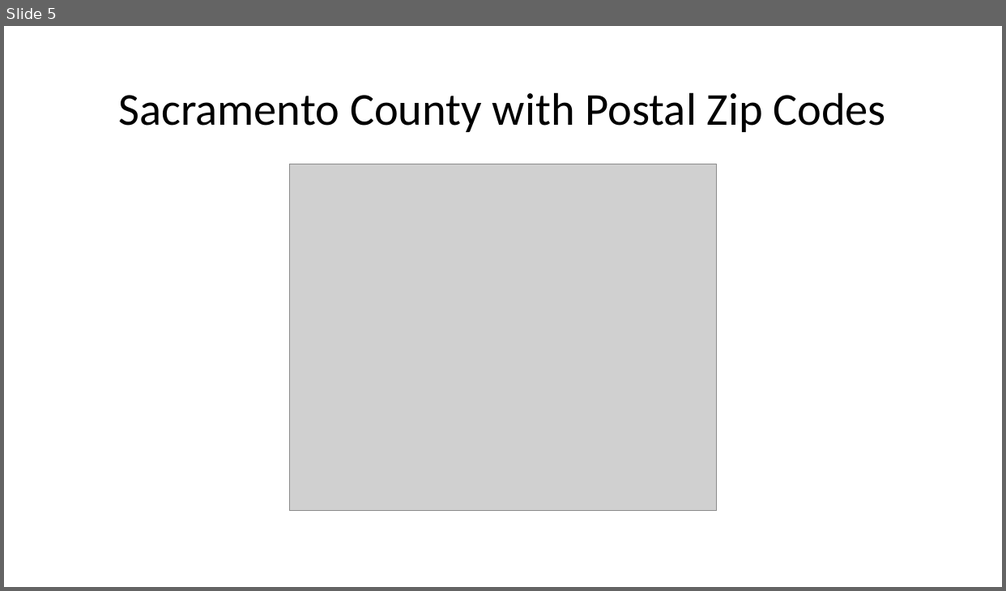
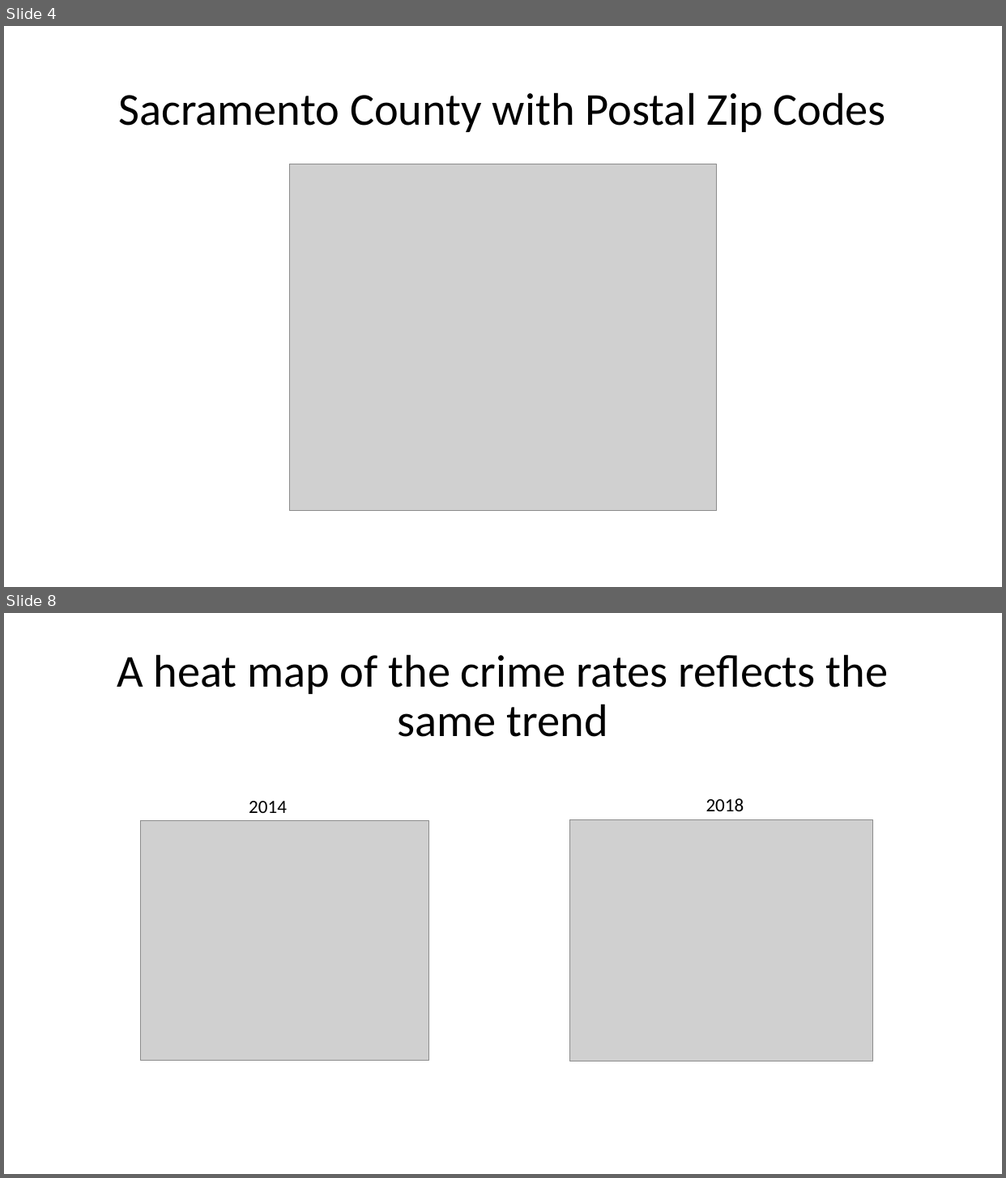
Before and after one commit to sean-galloway/Crime_and_Poverty, a slide deck: Project_1_Presentation.pptx. Shown one above the other, each under a label of ours: slide 5 before the commit, slides 4 and 8 after it; the slides between them are not shown. The pictures are 1006x591 and 1006x1178 pixels, drawn with LibreOffice and Linux fonts; fonts in the diff are those of the drawing; grey boxes stand for pictures. Boxes give left, top, right and bottom in pixels: in the first picture for what was removed or moved away, otherwise in the second. Text is boxed around its words. In the diff, an @@ line names an element or a change of style, - is before the commit and + after.

```diff
--- a/Project_1_Presentation.pptx
+++ b/Project_1_Presentation.pptx
@@ slide 8 added at [4,613,1002,1174], background #FFFFFF @@
@@ title added at [117,654,889,737], 44 pt, text #000000 @@
+A heat map of the crime rates reflects the same trend
@@ text added at [249,801,287,813], 18 pt, text #000000 @@
+2014
@@ text added at [706,798,744,811], 18 pt, text #000000 @@
+2018
@@ picture added at [141,820,429,1061] @@
@@ picture added at [570,820,874,1061] @@
@@ what was slide 5 is now slide 4 @@
```
Also in this commit, not shown: 1 slide changed, 9 other slides added, 1 slide removed.
